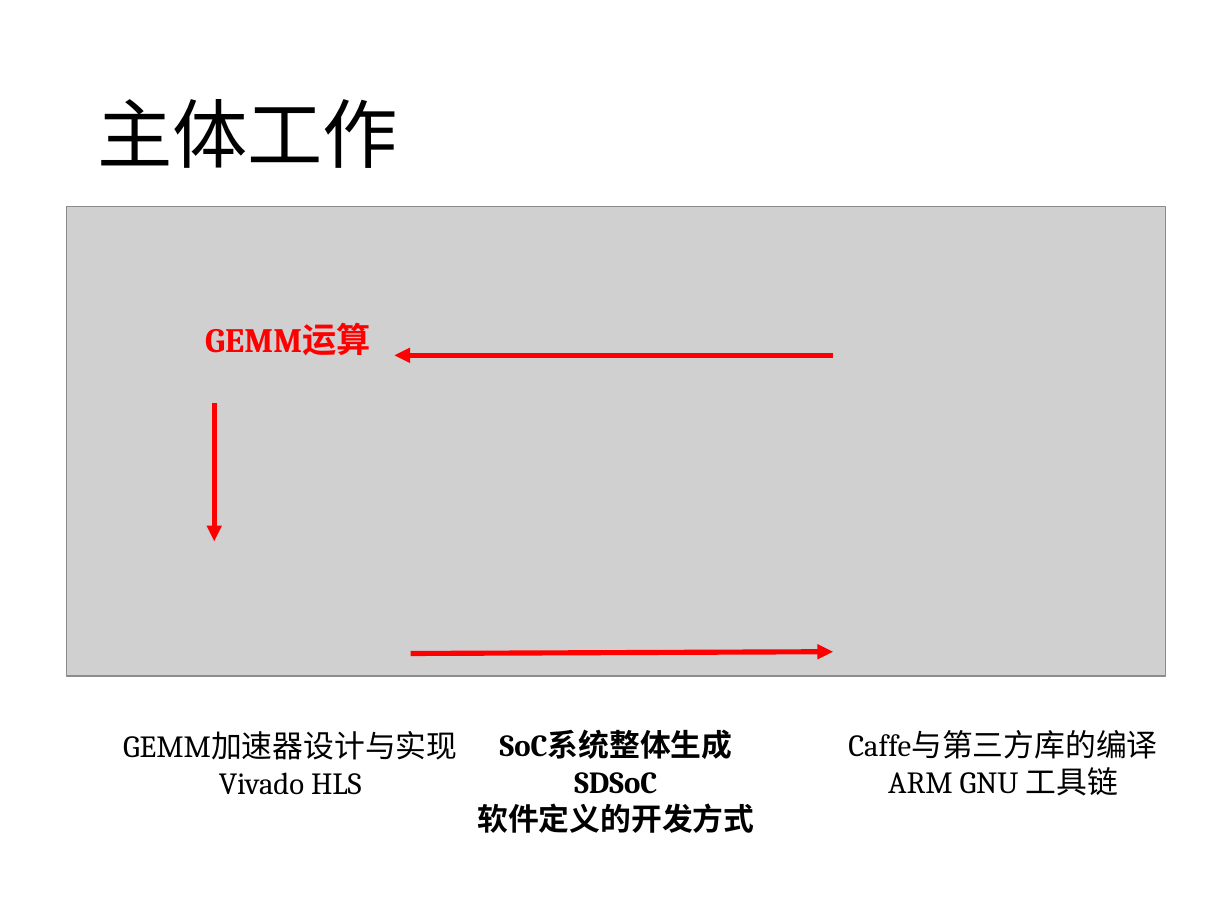
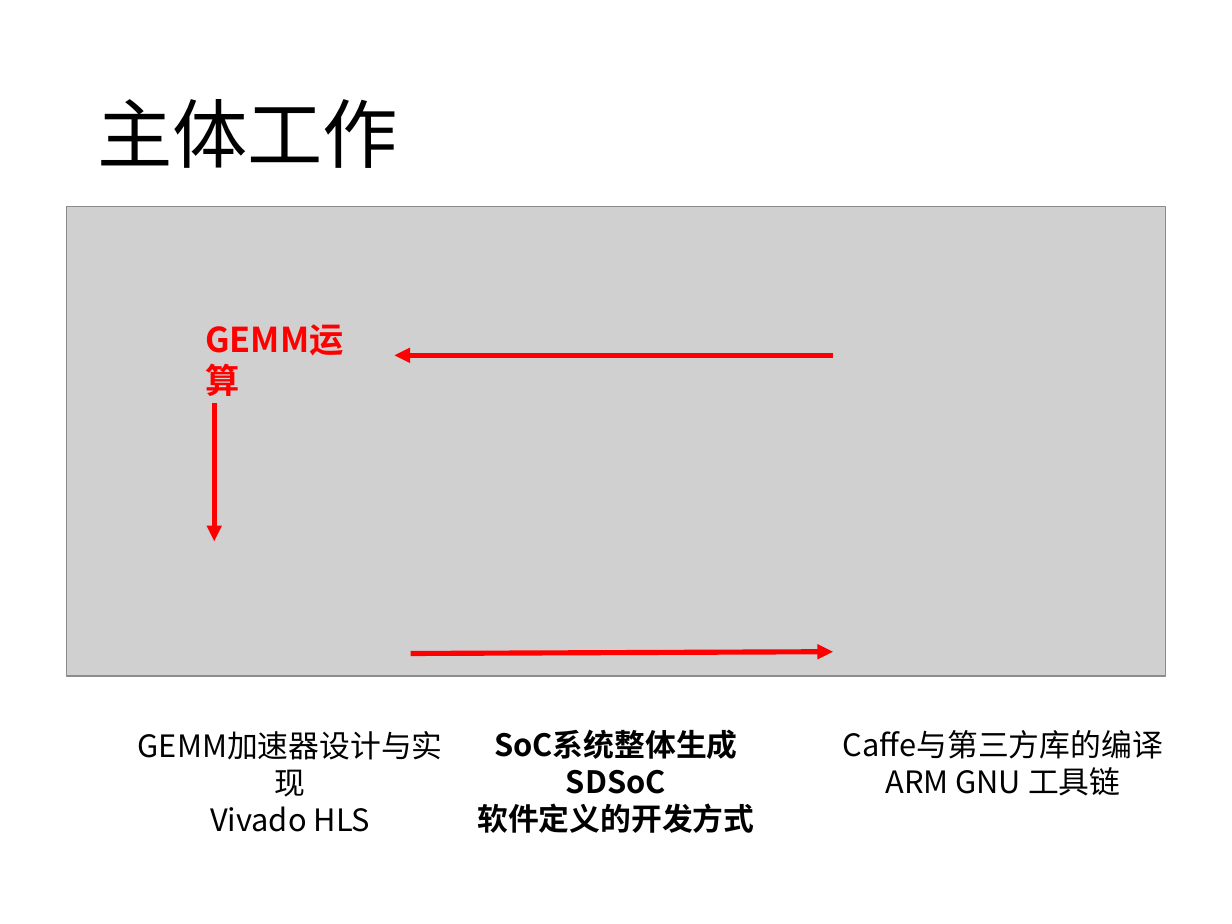
Before and after one commit to kumasento/thesis-tex, a slide deck: slide 6 of 答辩PPT.pptx (slide 5 before the commit). Drawn at 1232x924 pixels with LibreOffice and Linux fonts; fonts in the diff are those of the drawing; grey boxes stand for pictures. Boxes give left, top, right and bottom in pixels: in the first picture for what was removed or moved away, otherwise in the second. Text is boxed around its words. In the diff, an @@ line names an element or a change of style, - is before the commit and + after.

```diff
--- a/答辩PPT.pptx
+++ b/答辩PPT.pptx
@@ font Cambria to Noto Sans CJK SC in 4 elements at <box>477,729,754,833</box>, <box>843,730,1163,796</box>, <box>210,806,371,832</box>, <box>193,313,356,367</box> @@
@@ text "GEMM加速器设计与实现": place and size @@
-text "GEMM加速器设计与实现" at <box>123,731,457,795</box>
+text "GEMM加速器设计与实现" at <box>210,806,371,832</box>
```
Also in this commit, not shown: 8 other slides changed, 1 slide added, 3 other files.
